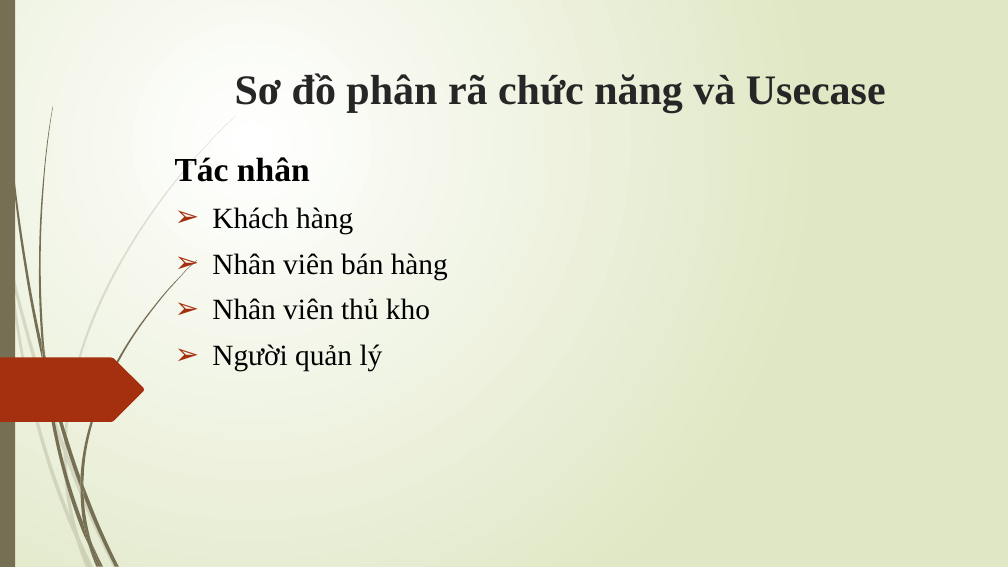
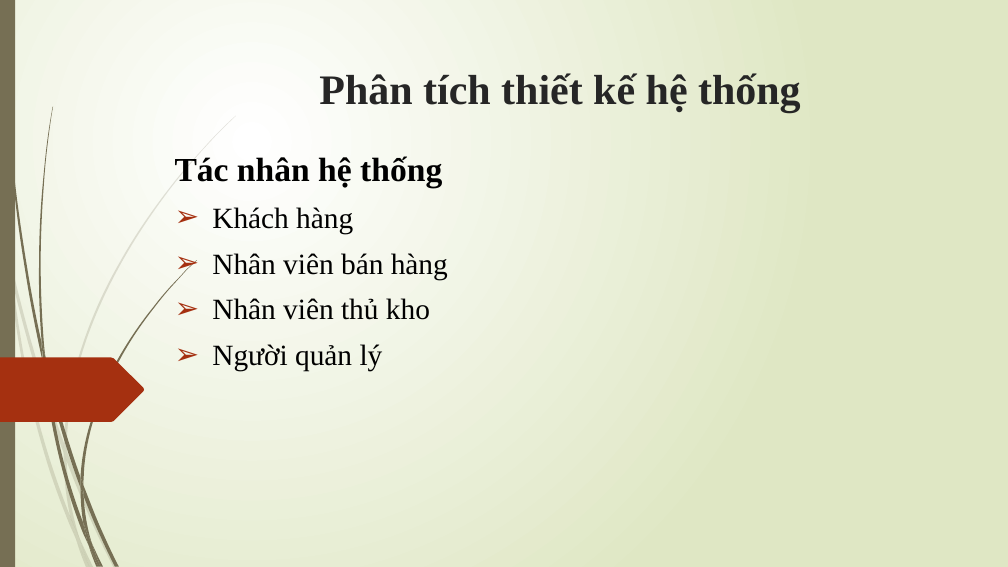
Before and after one commit to namtv1996/QuanLySieuThi, a slide deck: slide 7 of BAO CAO/SLIDE Báo cáo đồ án tốt nghiệp.pptx (slide 10 before the commit). Drawn at 1008x567 pixels with LibreOffice and Linux fonts; fonts in the diff are those of the drawing. Boxes give left, top, right and bottom in pixels: in the first picture for what was removed or moved away, otherwise in the second. Text is boxed around its words. In the diff, an @@ line names an element or a change of style, - is before the commit and + after.

```diff
--- a/BAO CAO/SLIDE Báo cáo đồ án tốt nghiệp.pptx
+++ b/BAO CAO/SLIDE Báo cáo đồ án tốt nghiệp.pptx
@@ title at (319,73,801,112): text changed @@
-Sơ đồ phân rã chức năng và Usecase
+Phân tích thiết kế hệ thống
@@ subtitle at (175,156,442,188): text changed @@
-Tác nhân
+Tác nhân hệ thống
```
Also in this commit, not shown: 8 other slides changed, 1 slide added, 2 slides removed.
